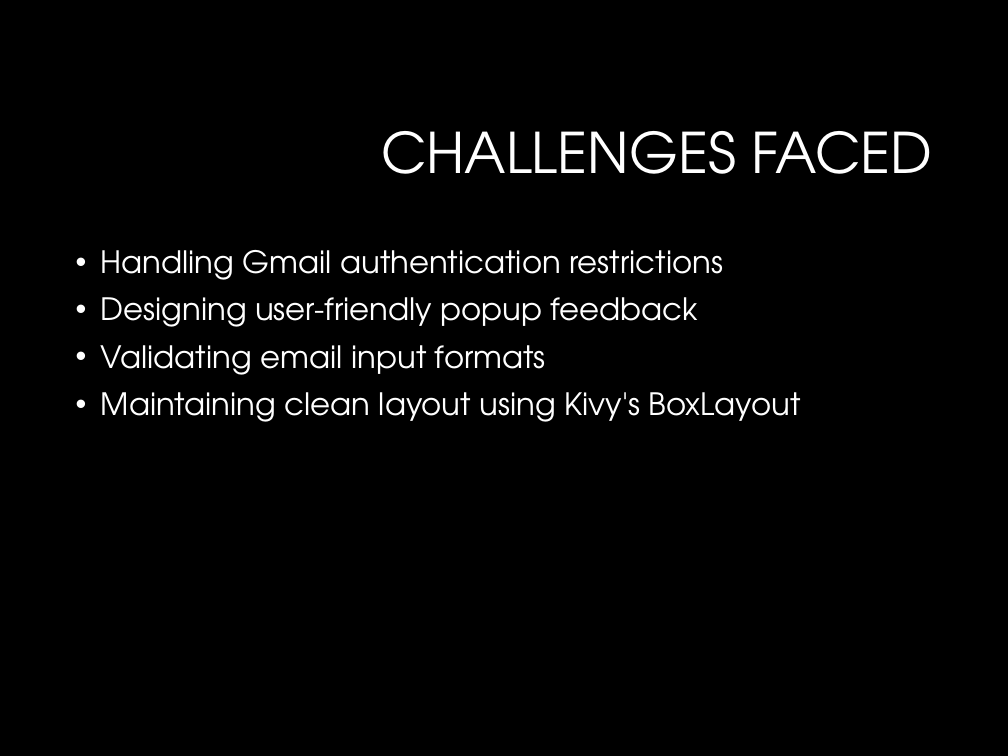
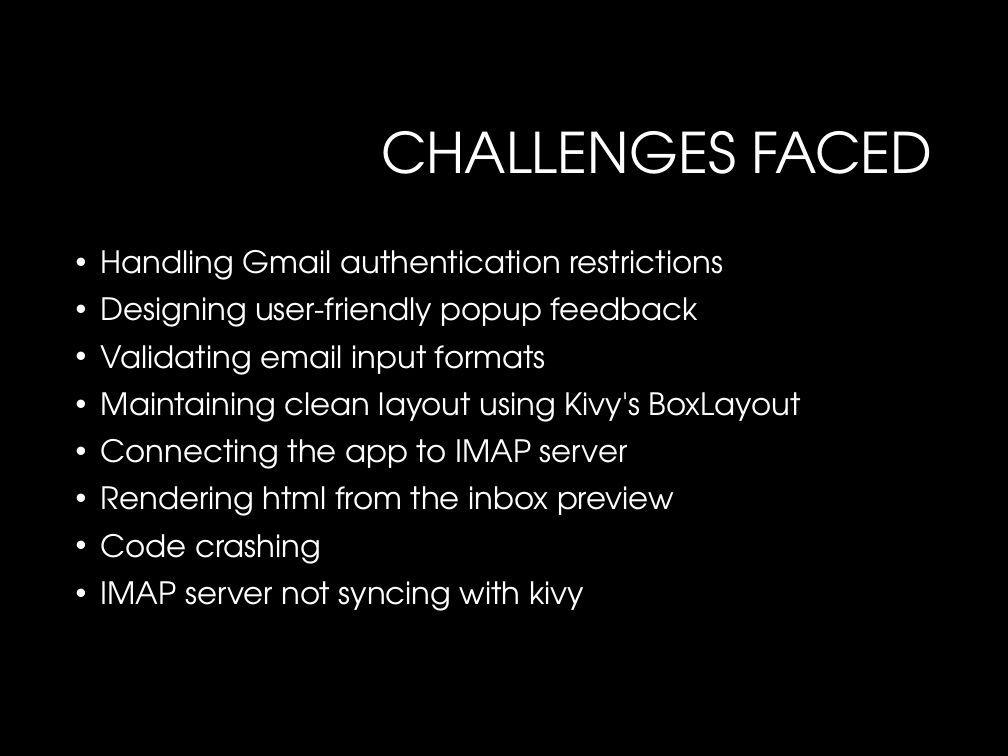
Before and after one commit to angelkautsi/EMAIL-SENDER-APPLICATION, a slide deck: slide 9 of Email_Sender_Application_Presentation.pptx. Drawn at 1008x756 pixels with LibreOffice and Linux fonts; fonts in the diff are those of the drawing; background and template pictures are left out. Boxes give left, top, right and bottom in pixels: in the first picture for what was removed or moved away, otherwise in the second. Text is boxed around its words. In the diff, an @@ line names an element or a change of style, - is before the commit and + after.

```diff
--- a/Email_Sender_Application_Presentation.pptx
+++ b/Email_Sender_Application_Presentation.pptx
@@ text at [101, 439, 674, 611]: paragraphs added @@
+• Connecting the app to IMAP server
+• Rendering html from the inbox preview
+• Code crashing
+• IMAP server not syncing with kivy
```
Also in this commit, not shown: 7 other slides changed.
